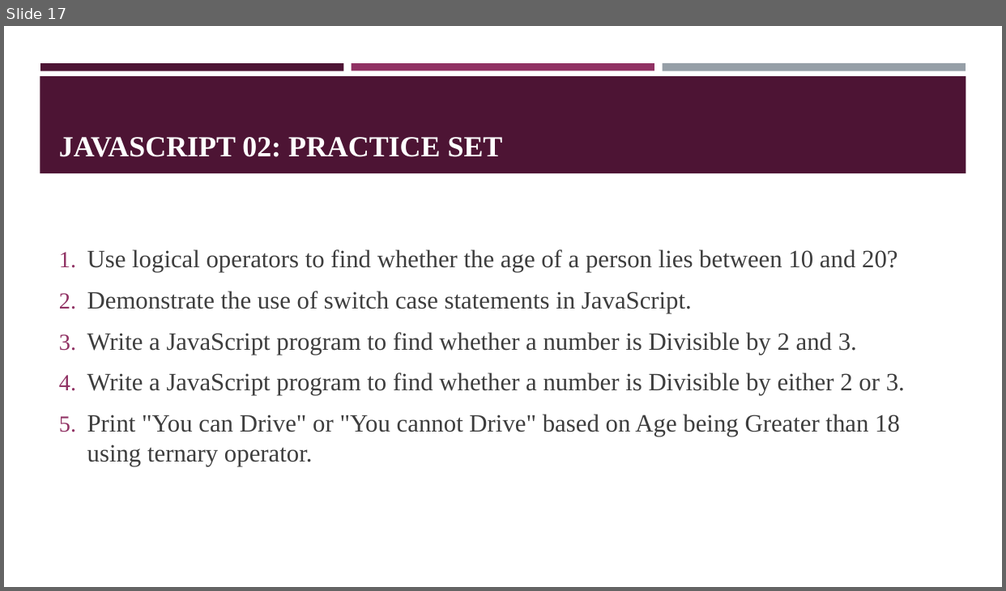
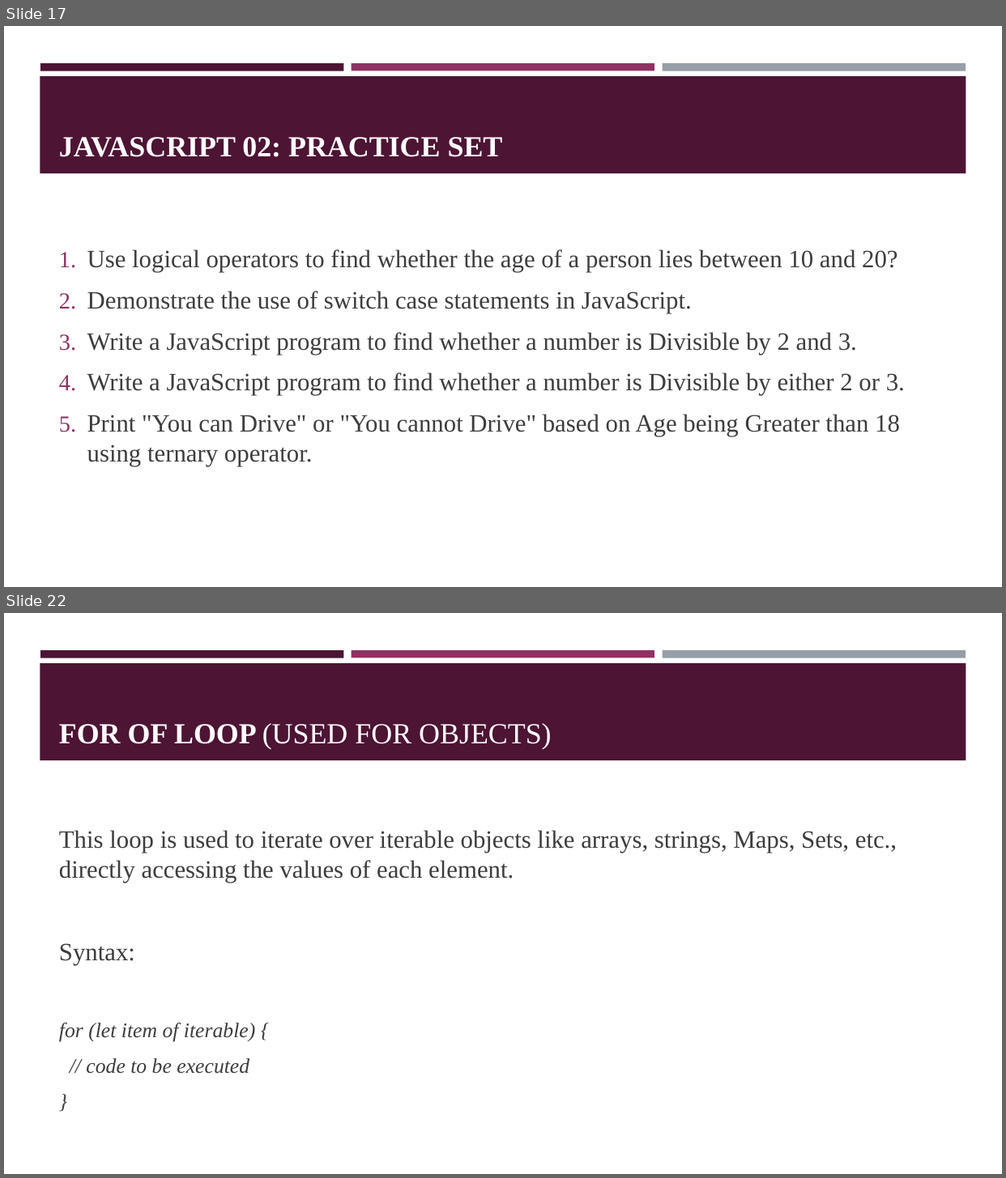
Before and after one commit to gl1tch0x1/ISMT-Full-Stack-Codebase, a slide deck: resources-and-books/Chapter02-Javascript.pptx. Shown one above the other, each under a label of ours: slide 17 before the commit, slides 17 and 22 after it; the slides between them are not shown. The pictures are 1006x591 and 1006x1178 pixels, drawn with LibreOffice and Linux fonts; fonts in the diff are those of the drawing. Boxes give left, top, right and bottom in pixels: in the first picture for what was removed or moved away, otherwise in the second. Text is boxed around its words. In the diff, an @@ line names an element or a change of style, - is before the commit and + after.

```diff
--- a/resources-and-books/Chapter02-Javascript.pptx
+++ b/resources-and-books/Chapter02-Javascript.pptx
@@ slide 22 added at <box>4,613,1002,1174</box>, background #FFFFFF; not listed: 4 template elements that a slide beside it also shows @@
@@ title added at <box>59,723,551,749</box>, 28 pt, text #FFFFFF @@
+FOR OF LOOP (USED FOR OBJECTS)
@@ text added at <box>59,830,897,1074</box>, 24 pt, text #3D3D3D @@
+This loop is used to iterate over iterable objects like arrays, strings, Maps, Sets, etc., directly accessing the values of each element.
+Syntax:
+for (let item of iterable) {
+// code to be executed
+}
```
Also in this commit, not shown: 12 other slides added, 2 other files.
